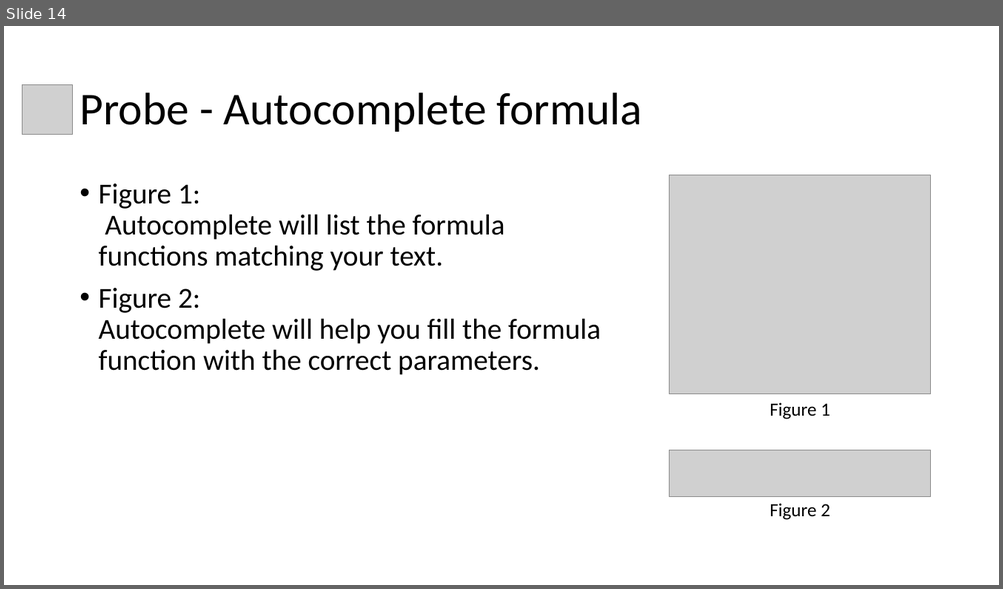
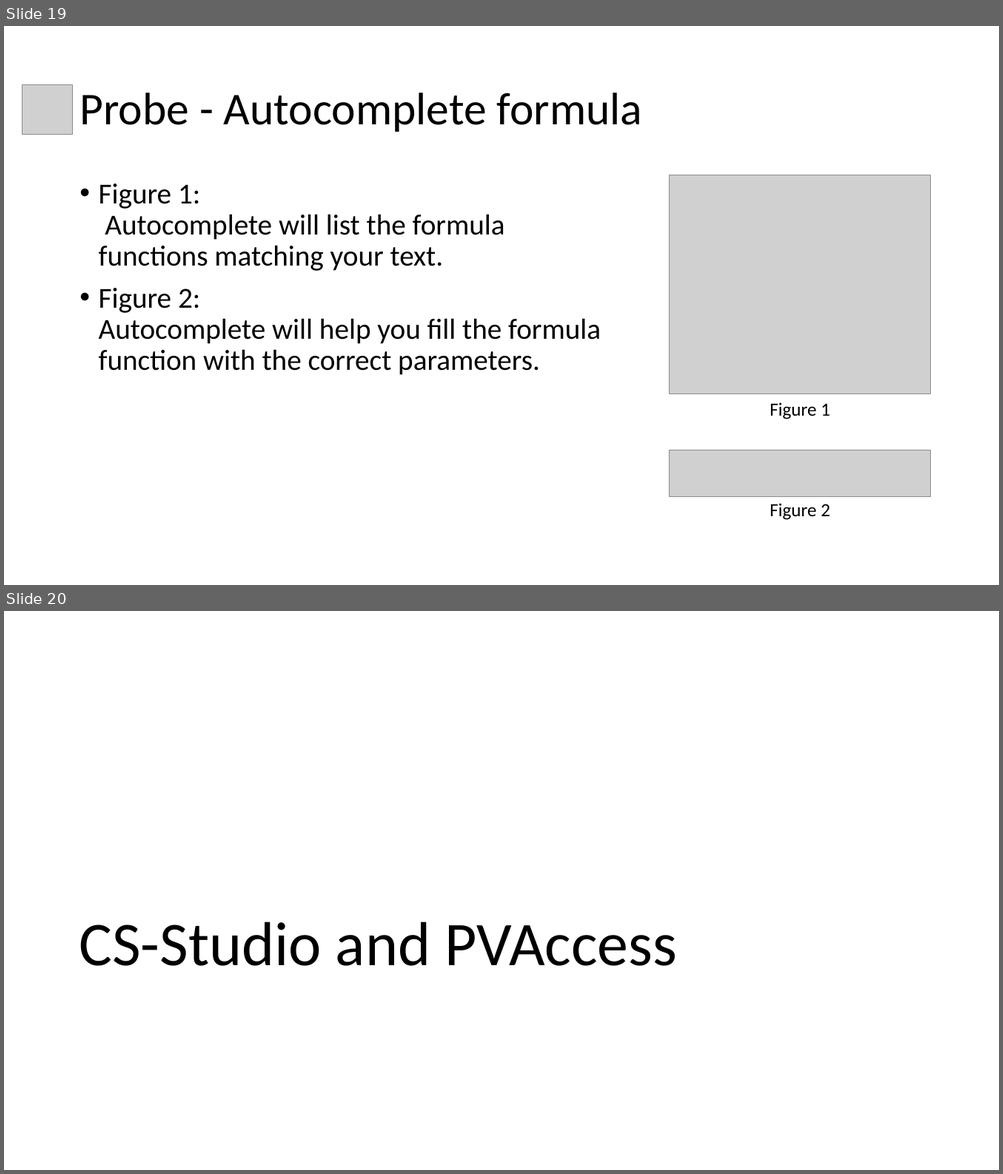
Before and after one commit to shroffk/cs-studio-training, a slide deck: presentations/1 CS-Studio - Probe.pptx. Shown one above the other, each under a label of ours: slide 14 before the commit, slides 19 and 20 after it. The pictures are 1003x589 and 1003x1174 pixels, drawn with LibreOffice and Linux fonts; fonts in the diff are those of the drawing; grey boxes stand for pictures. Boxes give left, top, right and bottom in pixels: in the first picture for what was removed or moved away, otherwise in the second. Text is boxed around its words. In the diff, an @@ line names an element or a change of style, - is before the commit and + after.

```diff
--- a/presentations/1 CS-Studio - Probe.pptx
+++ b/presentations/1 CS-Studio - Probe.pptx
@@ slide 20 added at bbox=[4, 611, 999, 1170], background #FFFFFF @@
@@ title added at bbox=[79, 922, 677, 966], 60 pt, text #000000 @@
+CS-Studio and PVAccess
@@ what was slide 14 is now slide 19 @@
```
Also in this commit, not shown: 1 slide changed, 10 other slides added, 24 other files.
